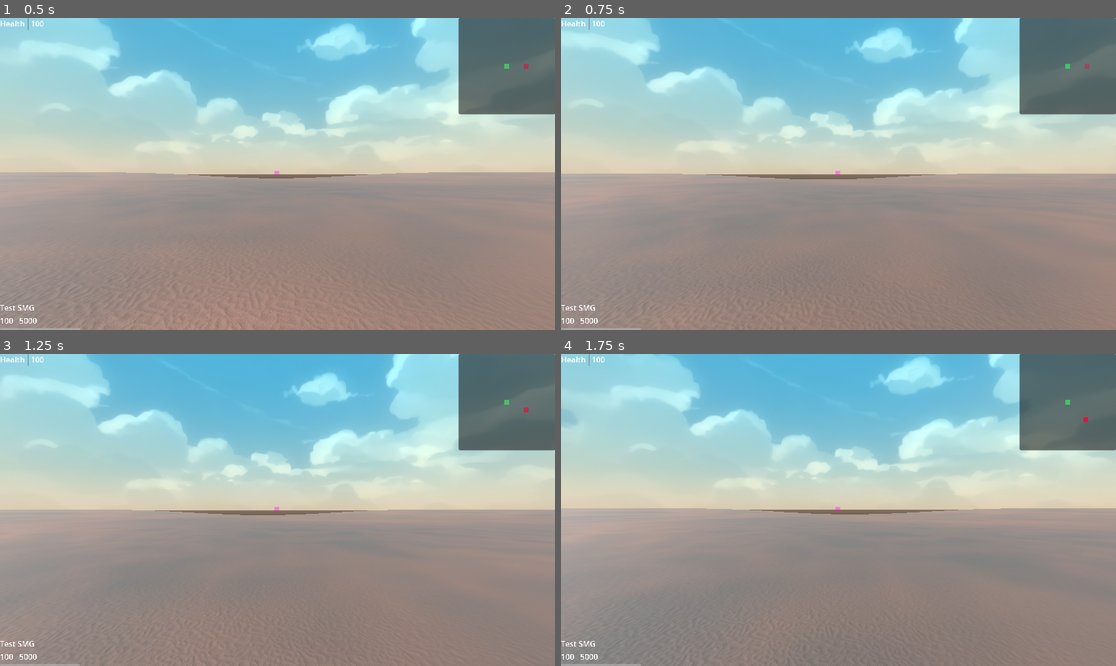
Above: before the commit, frames 1-4 (two rows, left to right).
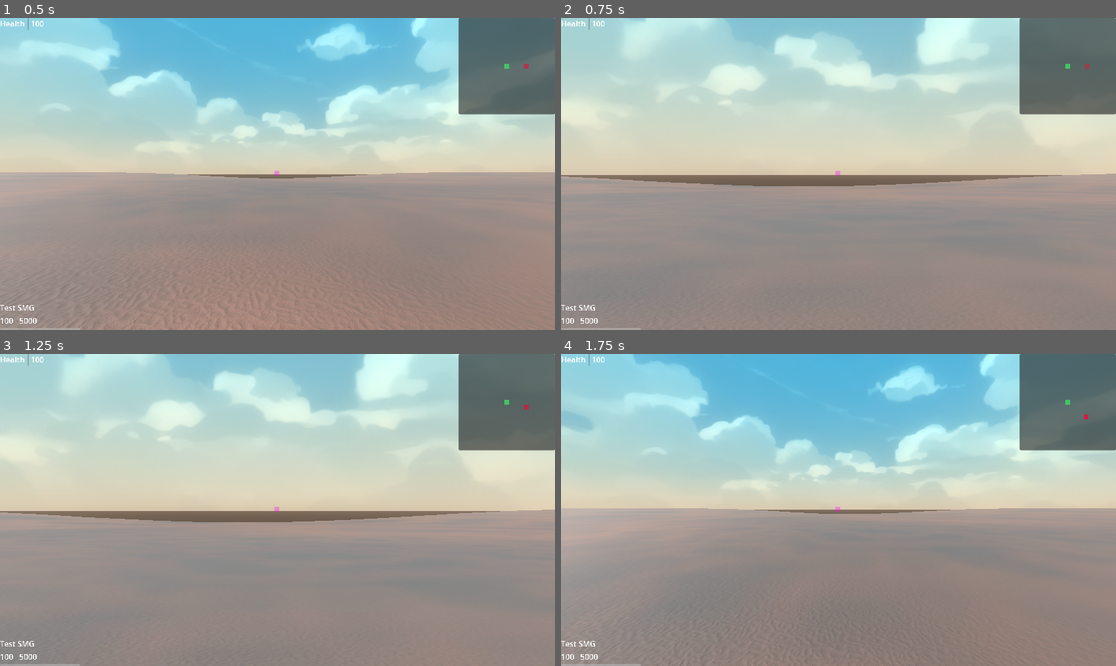
Above: after the commit, the same moments.

Repository: mabanana/FPS-Project-A
Game: Godot game, scene res://test_scene.tscn
Two runs of this game, one before a commit and one after it. Both use one fixed random seed, a clock stepped at 60 frames per second and the inputs below.
Inputs (mouse positions are in pixels of both pictures, inside the frame that each line leads up to):
- Up to frame 1 (0.5 s): no input
- Up to frame 2 (0.75 s): tap Enter (ui_accept) at 0.5 s; move the mouse to (866, 174) at 0.52 s; hold Up (ui_up) from 0.53 s (still down); hold Right mouse button (right_click) from 0.53 s (still down)
- Up to frame 3 (1.25 s): keep holding Up (ui_up); keep holding Right mouse button (right_click); tap Enter (ui_accept) at 0.77 s; tap Shift (sprint) at 0.8 s
- Up to frame 4 (1.75 s): keep holding Up (ui_up); move the mouse to (810, 510) at 1.27 s; release Right mouse button (right_click) at 1.28 s; tap Shift (sprint) at 1.35 s; tap Enter (ui_accept) at 1.52 s; right-click (810, 510) at 1.55 s

Frame 1 is identical in both runs. In frame 2, 30% of the frame differs, in the area x 0-100%, y 0-100%; in frame 3, 32%; in frame 4, 3.3%.

Commit message:
Fix ads regression

Diff:
--- a/player.gd
+++ b/player.gd
@@ -89,7 +89,8 @@
 	elif event.is_action_pressed("ui_accept"):
 		set_jump(true)
 	elif event.is_action_pressed("sprint"):
-		set_movement_state(PlayerModel.MovementState.sprinting)
+		if !core.player.is_ads:
+			set_movement_state(PlayerModel.MovementState.sprinting)
 
 	if event.is_action_pressed("left_click"):
 		if !is_as(PlayerModel.ActionState.reloading) and !is_as(PlayerModel.ActionState.throwing):
@@ -131,6 +132,7 @@
 	object_in_view = get_object_in_view()
 	if jump_cd.tick(delta) <= 0:
 		set_jump(false)
+	camera.fov = move_toward(camera.fov, DEFAULT_CAMERA_ZOOM * fov_multiplier, 10 / fov_multiplier)
 
 func get_object_in_view():
 	var query = gun_slot.cast_ray_towards_mouse()
@@ -159,6 +161,7 @@
 func set_ads(boo: bool):
 	if core.player.is_ads == boo:
 		return
+	print("Aiming down sights set to " + ("true" if boo else "false"))
 	core.player.is_ads = boo
 	core_changed.emit(contexts.none, null)
 
